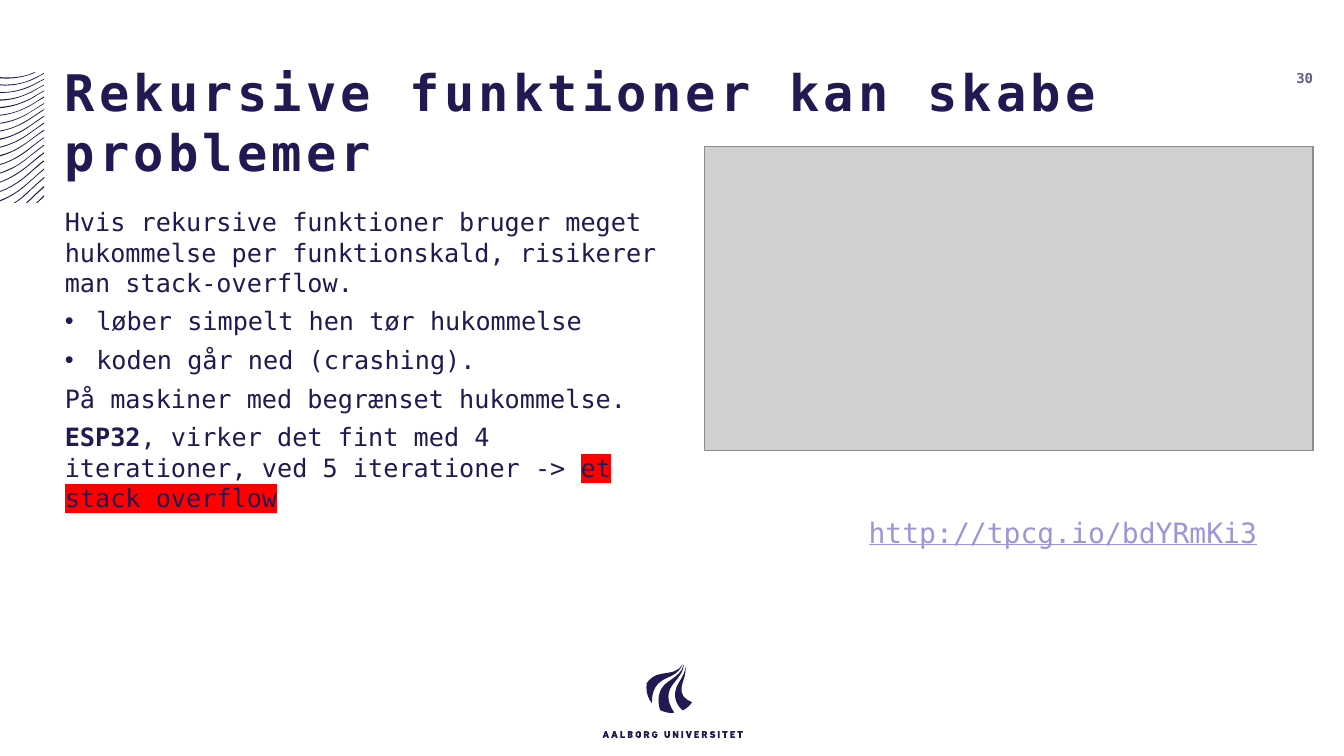
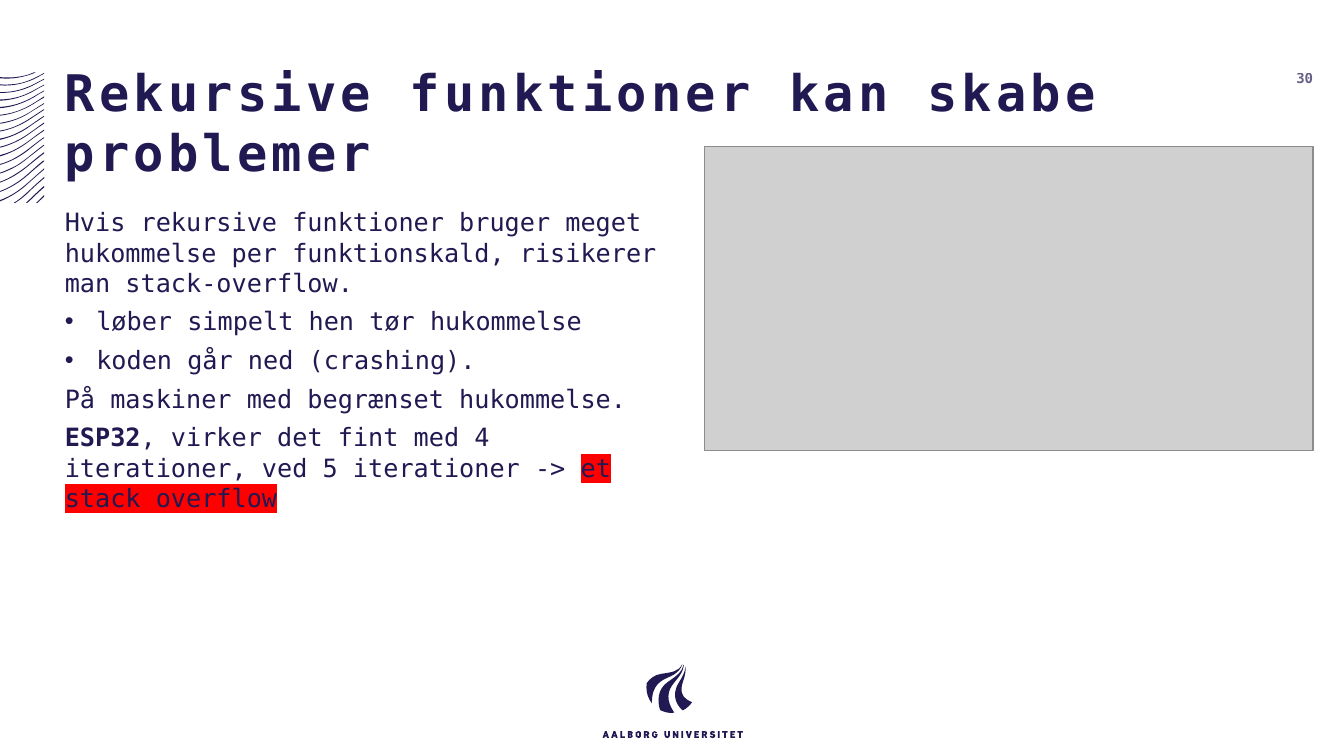
Before and after one commit to AAU-ST1-Programming/functions, a slide deck: slide 30 of functions.pptx. Drawn at 1344x756 pixels with LibreOffice and Linux fonts; fonts in the diff are those of the drawing; grey boxes stand for pictures. Boxes give left, top, right and bottom in pixels: in the first picture for what was removed or moved away, otherwise in the second. Text is boxed around its words. In the diff, an @@ line names an element or a change of style, - is before the commit and + after.

```diff
--- a/functions.pptx
+++ b/functions.pptx
@@ text removed at (x1=869, y1=522, x2=1257, y2=549) @@
-http://tpcg.io/bdYRmKi3
```
Also in this commit, not shown: 8 other slides changed.
